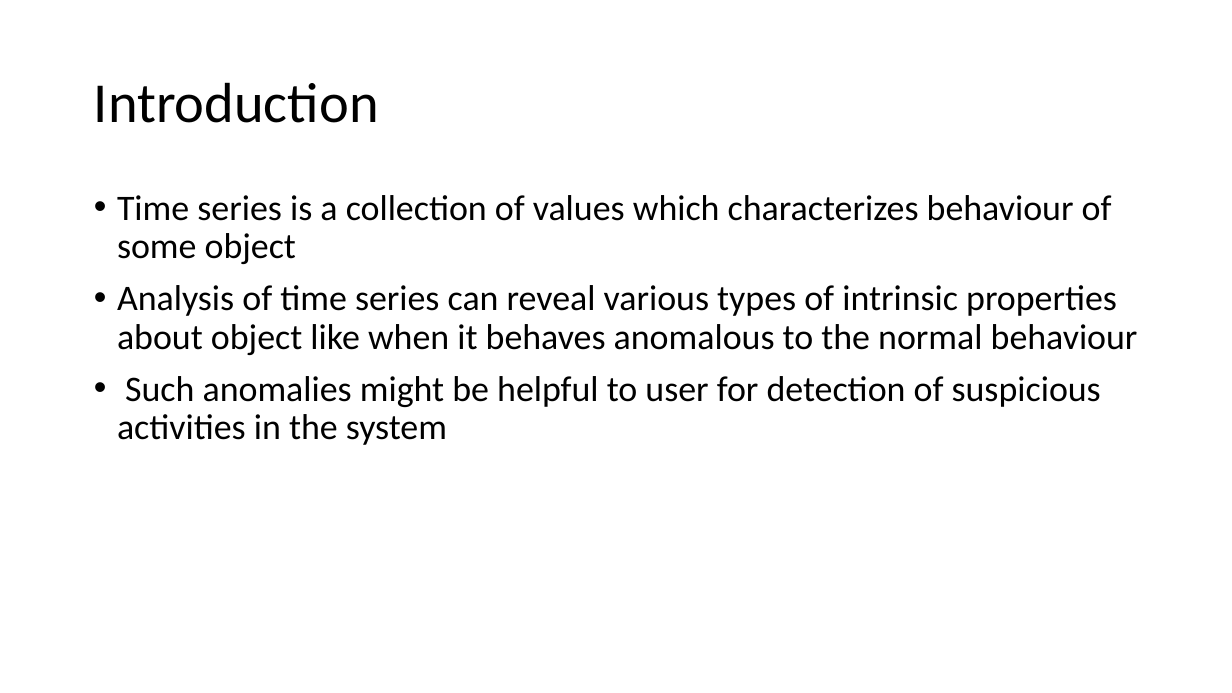
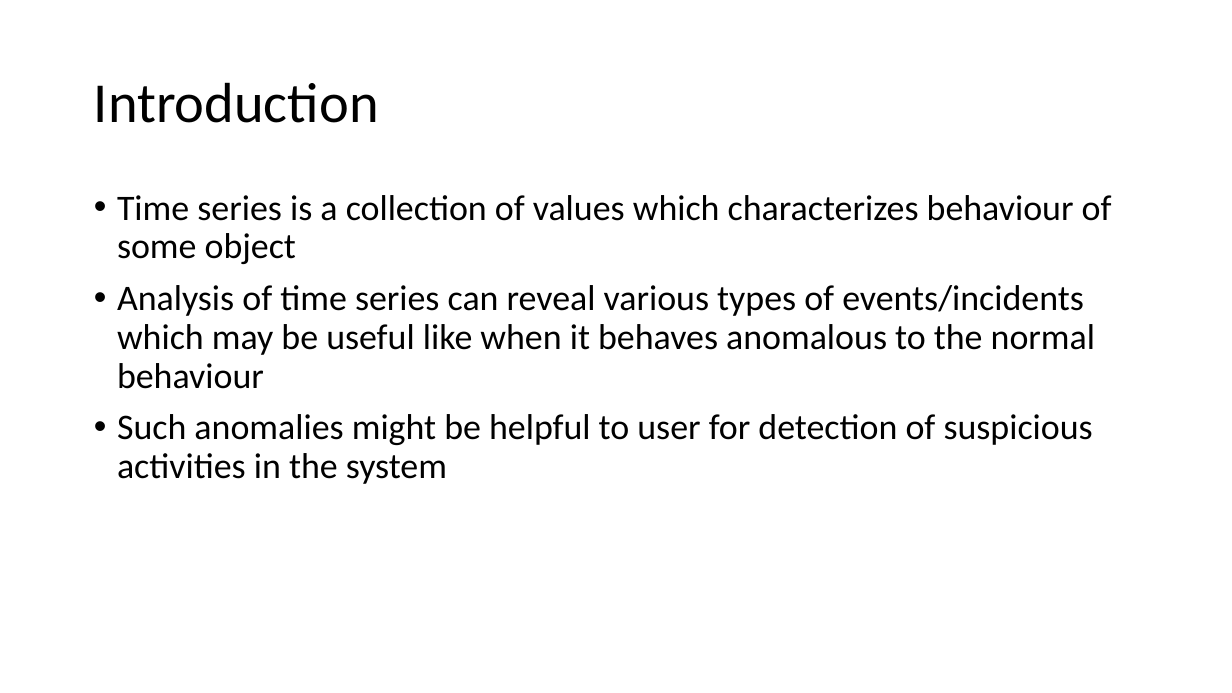
Before and after one commit to baldvaritesh/mtp, a slide deck: slide 2 of thesisPresentation/Thesis.pptx. Drawn at 1232x693 pixels with LibreOffice and Linux fonts; fonts in the diff are those of the drawing. Boxes give left, top, right and bottom in pixels: in the first picture for what was removed or moved away, otherwise in the second. Text is boxed around its words. In the diff, an @@ line names an element or a change of style, - is before the commit and + after.

```diff
--- a/thesisPresentation/Thesis.pptx
+++ b/thesisPresentation/Thesis.pptx
@@ text at (117,285,1095,389): text changed @@
-• Analysis of time series can reveal various types of intrinsic properties about object like when it behaves anomalous to the normal behaviour
+• Analysis of time series can reveal various types of events/incidents which may be useful like when it behaves anomalous to the normal behaviour
```
Also in this commit, not shown: 8 other slides changed, 6 slides added, 1 slide removed, 14 other files.
